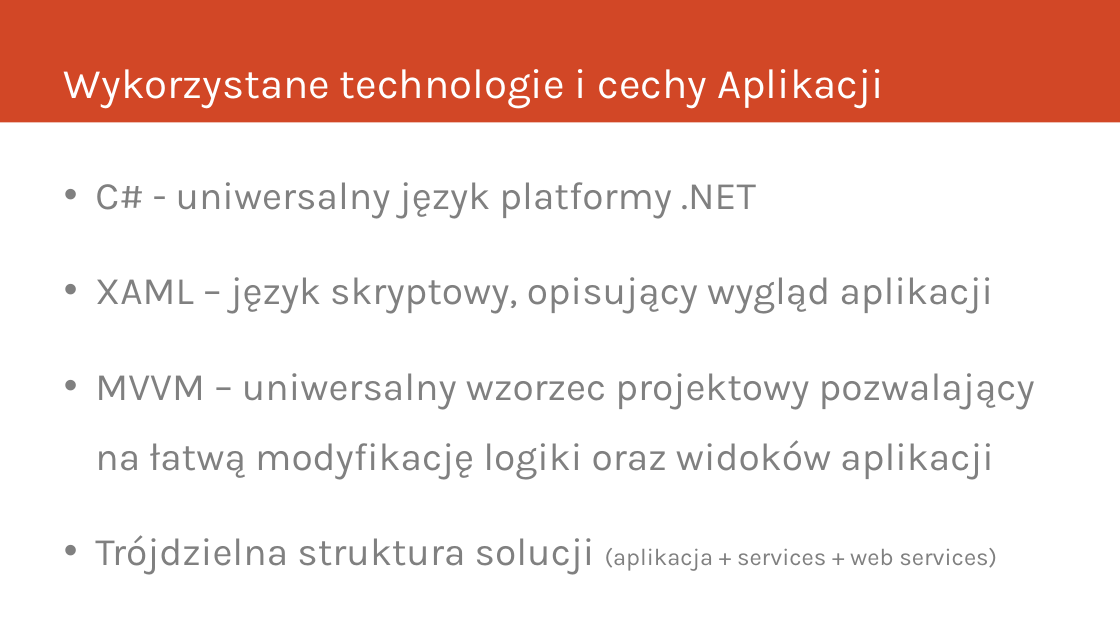
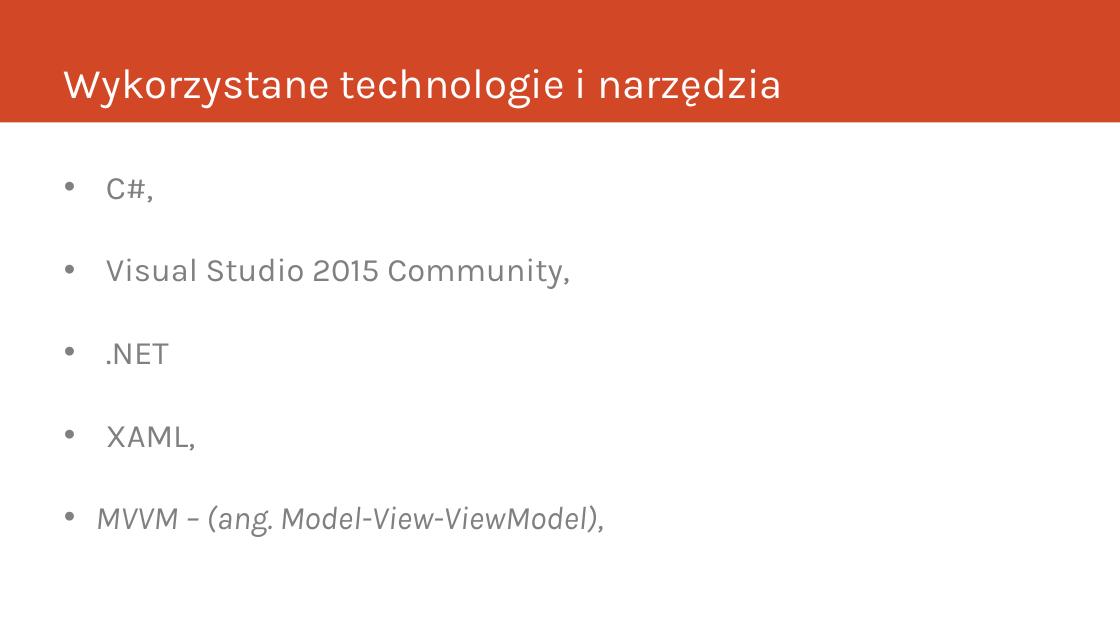
Before and after one commit to buforyaei/tillsammens, a slide deck: slide 4 of Dokumentacja/Tillsammens.pptx (slide 6 before the commit). Drawn at 1120x630 pixels with LibreOffice and Linux fonts; fonts in the diff are those of the drawing. Boxes give left, top, right and bottom in pixels: in the first picture for what was removed or moved away, otherwise in the second. Text is boxed around its words. In the diff, an @@ line names an element or a change of style, - is before the commit and + after.

```diff
--- a/Dokumentacja/Tillsammens.pptx
+++ b/Dokumentacja/Tillsammens.pptx
@@ title at box(64, 69, 782, 109): text changed @@
-Wykorzystane technologie i cechy Aplikacji
+Wykorzystane technologie i narzędzia
@@ text at box(95, 178, 604, 537): text changed; size 33.3 to 28 pt @@
-• C# - uniwersalny język platformy .NET
-• XAML – język skryptowy, opisujący wygląd aplikacji
-• MVVM – uniwersalny wzorzec projektowy pozwalający na łatwą modyfikację logiki oraz widoków aplikacji
-• Trójdzielna struktura solucji (aplikacja + services + web services)
+• C#,
+• Visual Studio 2015 Community,
+• .NET
+• XAML,
+• MVVM – (ang. Model-View-ViewModel),
```
Also in this commit, not shown: 12 other slides changed, 1 slide added, 1 slide removed, 12 other files.
